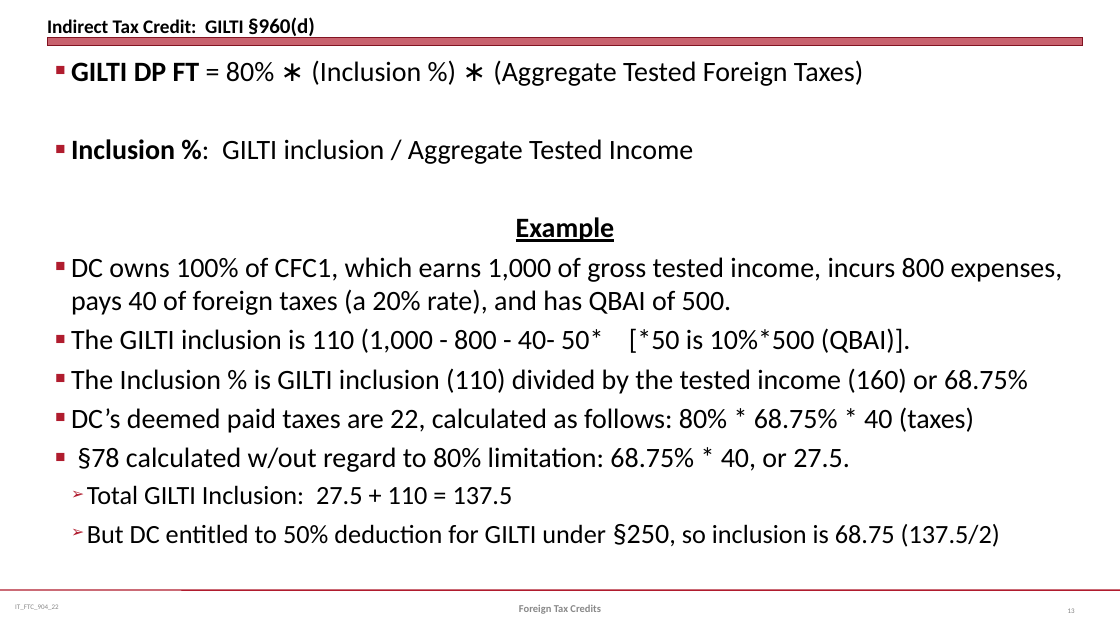
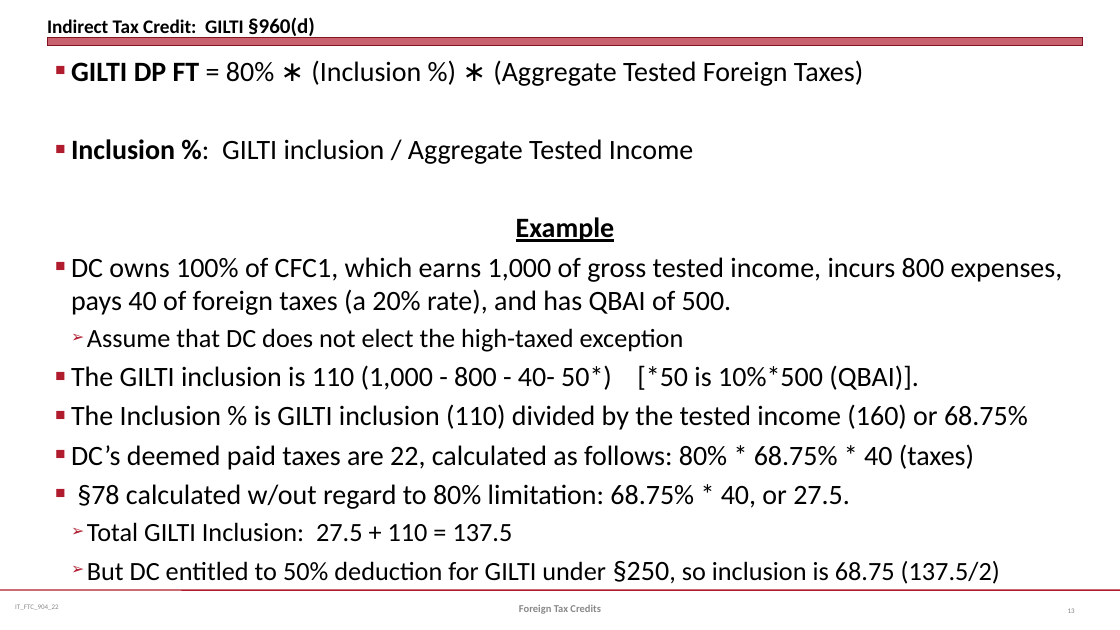
Before and after one commit to jmc877/International-Tax, a slide deck: slide 13 of slides/IT_FTC_904_22.pptx. Drawn at 1120x630 pixels with LibreOffice and Linux fonts; fonts in the diff are those of the drawing. Boxes give left, top, right and bottom in pixels: in the first picture for what was removed or moved away, otherwise in the second. Text is boxed around its words. In the diff, an @@ line names an element or a change of style, - is before the commit and + after.

```diff
--- a/slides/IT_FTC_904_22.pptx
+++ b/slides/IT_FTC_904_22.pptx
@@ text at box(71, 328, 919, 390): text changed @@
-■ The GILTI inclusion is 110 (1,000 - 800 - 40- 50* [*50 is 10%*500 (QBAI)].
+  ➢ Assume that DC does not elect the high-taxed exception
+■ The GILTI inclusion is 110 (1,000 - 800 - 40- 50*) [*50 is 10%*500 (QBAI)].
```
Also in this commit, not shown: 2 other files.
